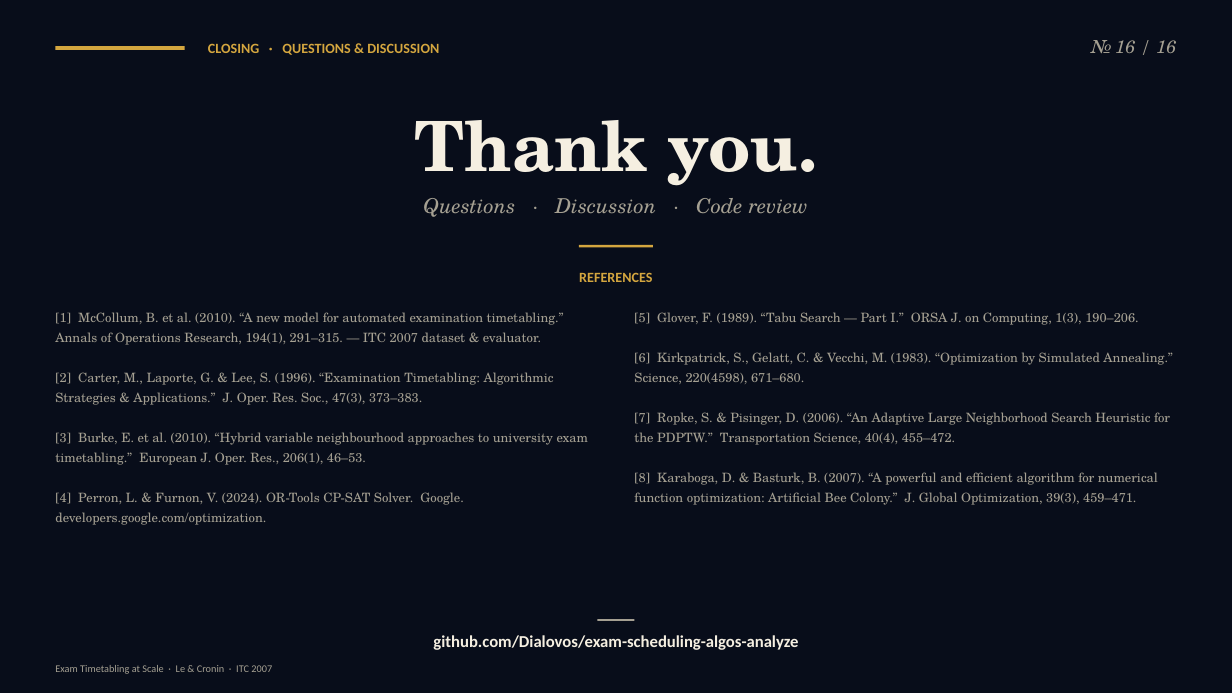
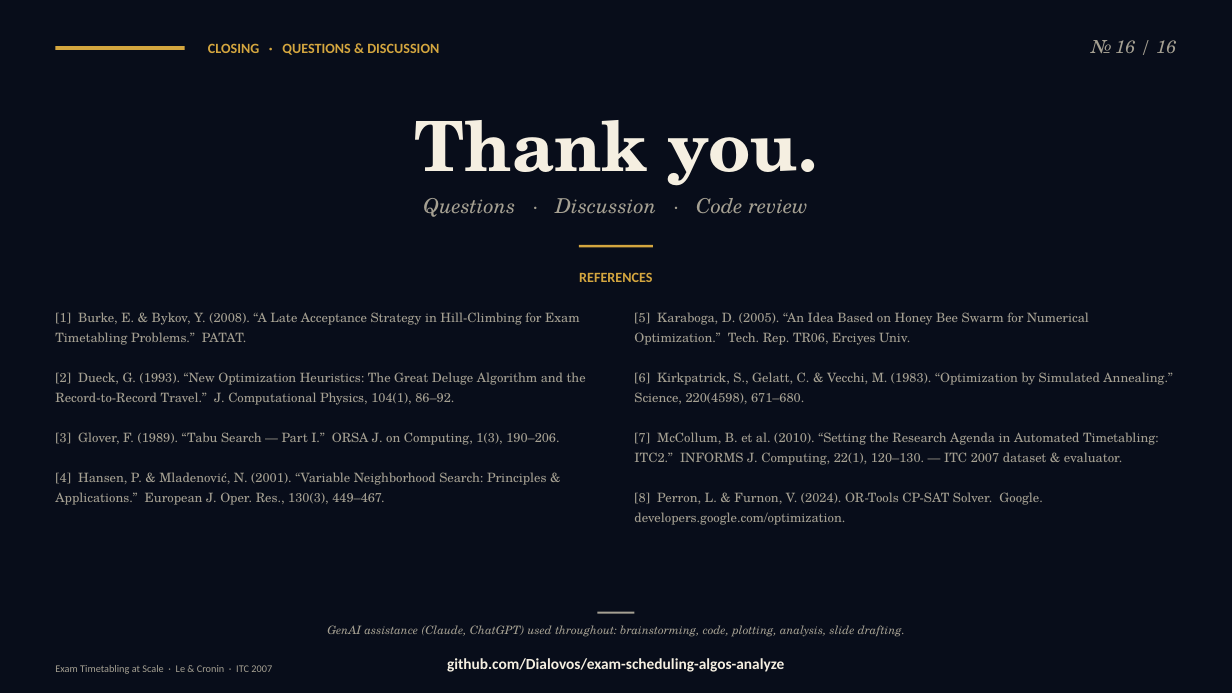
Before and after one commit to Dialovos/exam-scheduling-algos-analyze, a slide deck: slide 16 of slides/exam_scheduling_research.pptx. Drawn at 1232x693 pixels with LibreOffice and Linux fonts; fonts in the diff are those of the drawing. Boxes give left, top, right and bottom in pixels: in the first picture for what was removed or moved away, otherwise in the second. Text is boxed around its words. In the diff, an @@ line names an element or a change of style, - is before the commit and + after.

Commit message:
fix to slide

```diff
--- a/slides/exam_scheduling_research.pptx
+++ b/slides/exam_scheduling_research.pptx
@@ text at [55, 312, 586, 505]: text changed @@
-[1] McCollum, B. et al. (2010). “A new model for automated examination timetabling.” Annals of Operations Research, 194(1), 291–315. — ITC 2007 dataset & evaluator.
-[2] Carter, M., Laporte, G. & Lee, S. (1996). “Examination Timetabling: Algorithmic Strategies & Applications.” J. Oper. Res. Soc., 47(3), 373–383.
-[3] Burke, E. et al. (2010). “Hybrid variable neighbourhood approaches to university exam timetabling.” European J. Oper. Res., 206(1), 46–53.
-[4] Perron, L. & Furnon, V. (2024). OR-Tools CP-SAT Solver. Google. developers.google.com/optimization.
+[1] Burke, E. & Bykov, Y. (2008). “A Late Acceptance Strategy in Hill-Climbing for Exam Timetabling Problems.” PATAT.
+[2] Dueck, G. (1993). “New Optimization Heuristics: The Great Deluge Algorithm and the Record-to-Record Travel.” J. Computational Physics, 104(1), 86–92.
+[3] Glover, F. (1989). “Tabu Search — Part I.” ORSA J. on Computing, 1(3), 190–206.
+[4] Hansen, P. & Mladenović, N. (2001). “Variable Neighborhood Search: Principles & Applications.” European J. Oper. Res., 130(3), 449–467.
@@ text at [634, 312, 1089, 345]: text changed @@
-[5] Glover, F. (1989). “Tabu Search — Part I.” ORSA J. on Computing, 1(3), 190–206.
+[5] Karaboga, D. (2005). “An Idea Based on Honey Bee Swarm for Numerical Optimization.” Tech. Rep. TR06, Erciyes Univ.
@@ text at [634, 432, 1159, 525]: text changed @@
-[7] Ropke, S. & Pisinger, D. (2006). “An Adaptive Large Neighborhood Search Heuristic for the PDPTW.” Transportation Science, 40(4), 455–472.
-[8] Karaboga, D. & Basturk, B. (2007). “A powerful and efficient algorithm for numerical function optimization: Artificial Bee Colony.” J. Global Optimization, 39(3), 459–471.
+[7] McCollum, B. et al. (2010). “Setting the Research Agenda in Automated Timetabling: ITC2.” INFORMS J. Computing, 22(1), 120–130. — ITC 2007 dataset & evaluator.
+[8] Perron, L. & Furnon, V. (2024). OR-Tools CP-SAT Solver. Google. developers.google.com/optimization.
@@ text added at [327, 625, 905, 637], 9 pt, text #A5A092, italic @@
+GenAI assistance (Claude, ChatGPT) used throughout: brainstorming, code, plotting, analysis, slide drafting.
@@ rectangle: place and size @@
-rectangle at [598, 619, 635, 621]
+rectangle at [598, 612, 635, 614]
@@ text "github.com/Dialovos/exam-scheduling-algos-analyze": place and size @@
-text "github.com/Dialovos/exam-scheduling-algos-analyze" at [433, 635, 798, 650]
+text "github.com/Dialovos/exam-scheduling-algos-analyze" at [447, 658, 784, 672]
@@ text "github.com/Dialovos/exam-scheduling-algos-analyze" at [447, 658, 784, 672]: size 13 to 12 pt @@
```
Also in this commit, not shown: 1 other slide changed, 1 other file.
